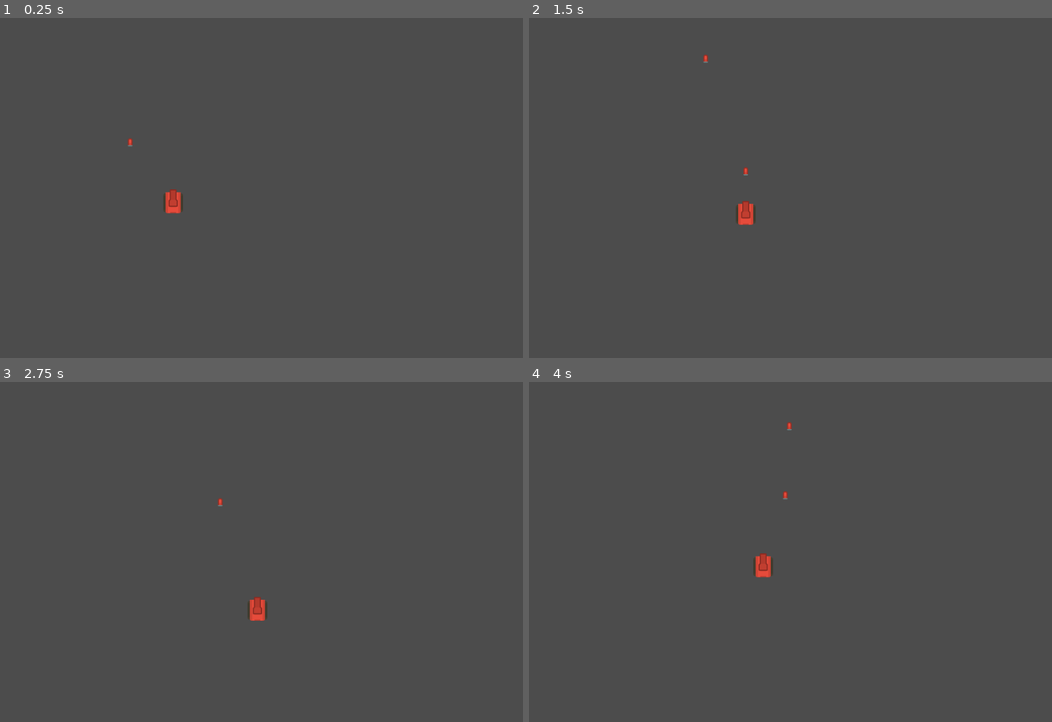
Above: before the commit, frames 1-4 (two rows, left to right).
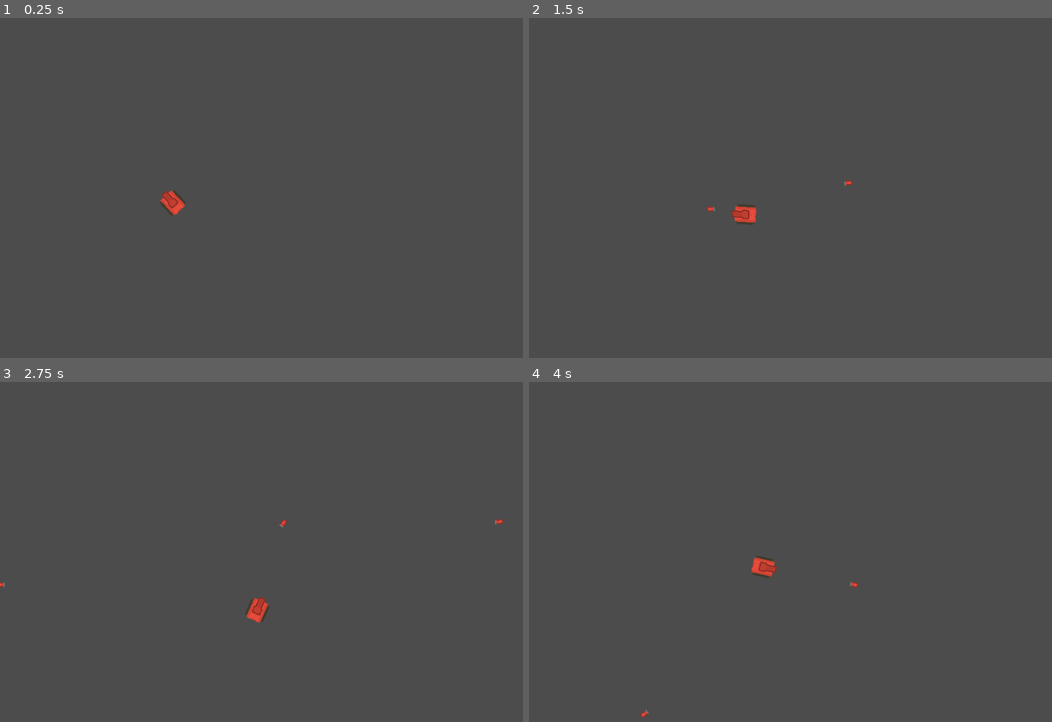
Above: after the commit, the same moments.

Repository: Seifeer/Rogue_Tank
Game: Godot game, scene res://Scenes/Test_area.tscn
Two runs of this game, one before a commit and one after it. Both use one fixed random seed, a clock stepped at 60 frames per second and the inputs below.
Inputs (mouse positions are in pixels of both pictures, inside the frame that each line leads up to):
- Up to frame 1 (0.25 s): no input
- Up to frame 2 (1.5 s): tap Enter at 0.5 s; move the mouse to (905, 174) at 0.52 s; hold Right (ui_right) 0.53-1.28 s; tap Z (ui_shoot) at 0.6, 1.35 s; move the mouse to (685, 208) at 1.27 s; hold Down (ui_down) from 1.28 s (still down)
- Up to frame 3 (2.75 s): move the mouse to (313, 480) at 2.02 s; release Down (ui_down) at 2.03 s; hold Right (ui_right) from 2.03 s (still down); tap Z (ui_shoot) at 2.1 s
- Up to frame 4 (4 s): move the mouse to (764, 626) at 2.77 s; release Right (ui_right) at 2.78 s; hold Up (ui_up) 2.78-3.53 s; tap Z (ui_shoot) at 2.85, 3.6 s; move the mouse to (947, 609) at 3.52 s; hold Left (ui_left) from 3.53 s (still down)

The runs differ from the first frame. In frame 1, 0.2% of the frame differs, in the area x 24-36%, y 35-59%; in frame 2, 0.3%, in the area x 33-62%, y 10-61%; in frame 3, 0.2%; in frame 4, 0.3%.

Commit message:
Rotação do Tank e da Bullet
Aprendendo a girar o tank na direção do mouse e o tiro de acordo com o angulo do mesmo

Diff:
--- a/Scenes/Bullet.tscn
+++ b/Scenes/Bullet.tscn
@@ -13,13 +13,15 @@
 script = ExtResource( 1 )
 
 [node name="Sprite" type="Sprite" parent="."]
+rotation = 1.5708
 texture = ExtResource( 2 )
 
 [node name="Shape" type="CollisionShape2D" parent="."]
+rotation = 1.5708
 shape = SubResource( 1 )
 
 [node name="Notifier" type="VisibilityEnabler2D" parent="."]
-position = Vector2( 0.142394, -0.0711983 )
-scale = Vector2( 0.416181, 0.708091 )
+position = Vector2( -1.11759e-07, 0.0711977 )
+scale = Vector2( 0.71521, 0.409062 )
 
 [connection signal="screen_exited" from="Notifier" to="." method="_on_Notifier_screen_exited"]
--- a/Scenes/Tank.tscn
+++ b/Scenes/Tank.tscn
@@ -11,13 +11,15 @@
 polygon = PoolVector2Array( -12.5823, -17.8641, -16.7484, -14.1871, -16.7484, 14.047, -11.6138, 17.7787, 11.0505, 17.7787, 16.8618, 14.2919, 16.8618, -13.7962, 12.7939, -17.6704 )
 
 [node name="Sprite" type="Sprite" parent="."]
+rotation = 1.5708
 texture = ExtResource( 2 )
 
 [node name="Barrel" type="Node2D" parent="."]
 
 [node name="Sprite" type="Sprite" parent="Barrel"]
+rotation = 1.5708
 texture = ExtResource( 3 )
 offset = Vector2( -0.0386448, -8.68275 )
 
 [node name="Muzzle" type="Position2D" parent="Barrel"]
-position = Vector2( -0.0449848, -32.0037 )
+position = Vector2( 30.9955, -0.0366096 )
--- a/Scenes/Test_area.tscn
+++ b/Scenes/Test_area.tscn
@@ -1,12 +1,8 @@
-[gd_scene load_steps=3 format=2]
+[gd_scene load_steps=2 format=2]
 
 [ext_resource path="res://Scenes/Tank.tscn" type="PackedScene" id=1]
-[ext_resource path="res://Scenes/Bullet.tscn" type="PackedScene" id=2]
 
 [node name="Test_area" type="Node"]
 
 [node name="Tank" parent="." instance=ExtResource( 1 )]
 position = Vector2( 297.6, 318.38 )
-
-[node name="Bullet" parent="." instance=ExtResource( 2 )]
-position = Vector2( 223.802, 276.287 )
--- a/Scripts/Bullet.gd
+++ b/Scripts/Bullet.gd
@@ -1,7 +1,7 @@
 extends Area2D
 
 var SPEED=250
-var dir=Vector2(0, -1)
+var dir=Vector2(0, -1) setget set_dir
 
 
 func _ready():
@@ -9,9 +9,16 @@
 
 func _process(delta):
 	translate(dir*delta*SPEED)
-	pass
 
 #Sinal de notificação quando o tiro sair da tela
 func _on_Notifier_screen_exited():
 	#print("Bullet Exited")
 	queue_free()
+
+#Função para girar a bullet na direção do clique do mouse
+func set_dir(val):
+	#Mostra o angulo do val
+	print(val)
+	dir=val
+	#altera a rotação de acordo com o angulo da direção do tiro
+	rotation=dir.angle()
--- a/Scripts/Tank.gd
+++ b/Scripts/Tank.gd
@@ -20,13 +20,15 @@
 	if Input.is_action_pressed("ui_down"):
 		dir_y+=1
 	if Input.is_action_just_pressed("ui_shoot"):
-		if get_tree().get_nodes_in_group("cannon_bullets").size()<3:
+		if get_tree().get_nodes_in_group("cannon_bullets").size()<6:
 			var bullet=pre_bullet.instance()
-			#Coloca o objeto na mesma posição do referenciado
 			bullet.global_position=$Barrel/Muzzle.global_position
+			#Modificar a direção dos tiros
+			bullet.dir=Vector2(cos(rotation),sin(rotation)).normalized()#Normalized normaliza a velocidade(ou comprimento) do objeto
 			get_parent().add_child(bullet)
-			#Retorna o tamanho de uma lista com todos os nós de um grupo em uma arvore
-			#print(get_tree().get_nodes_in_group("cannon_bullets").size())
+
+	#Faz o objeto girar na direção do mouse
+	look_at(get_global_mouse_position())
 
 	translate(Vector2(dir_x,dir_y)*delta*SPEED)
 	pass
--- a/project.godot
+++ b/project.godot
@@ -25,9 +25,38 @@
 
 [input]
 
+ui_left={
+"deadzone": 0.5,
+"events": [ Object(InputEventKey,"resource_local_to_scene":false,"resource_name":"","device":0,"alt":false,"shift":false,"control":false,"meta":false,"command":false,"pressed":false,"scancode":16777231,"unicode":0,"echo":false,"script":null)
+, Object(InputEventJoypadButton,"resource_local_to_scene":false,"resource_name":"","device":0,"button_index":14,"pressure":0.0,"pressed":false,"script":null)
+, Object(InputEventKey,"resource_local_to_scene":false,"resource_name":"","device":0,"alt":false,"shift":false,"control":false,"meta":false,"command":false,"pressed":false,"scancode":65,"unicode":0,"echo":false,"script":null)
+ ]
+}
+ui_right={
+"deadzone": 0.5,
+"events": [ Object(InputEventKey,"resource_local_to_scene":false,"resource_name":"","device":0,"alt":false,"shift":false,"control":false,"meta":false,"command":false,"pressed":false,"scancode":16777233,"unicode":0,"echo":false,"script":null)
+, Object(InputEventJoypadButton,"resource_local_to_scene":false,"resource_name":"","device":0,"button_index":15,"pressure":0.0,"pressed":false,"script":null)
+, Object(InputEventKey,"resource_local_to_scene":false,"resource_name":"","device":0,"alt":false,"shift":false,"control":false,"meta":false,"command":false,"pressed":false,"scancode":68,"unicode":0,"echo":false,"script":null)
+ ]
+}
+ui_up={
+"deadzone": 0.5,
+"events": [ Object(InputEventKey,"resource_local_to_scene":false,"resource_name":"","device":0,"alt":false,"shift":false,"control":false,"meta":false,"command":false,"pressed":false,"scancode":16777232,"unicode":0,"echo":false,"script":null)
+, Object(InputEventJoypadButton,"resource_local_to_scene":false,"resource_name":"","device":0,"button_index":12,"pressure":0.0,"pressed":false,"script":null)
+, Object(InputEventKey,"resource_local_to_scene":false,"resource_name":"","device":0,"alt":false,"shift":false,"control":false,"meta":false,"command":false,"pressed":false,"scancode":87,"unicode":0,"echo":false,"script":null)
+ ]
+}
+ui_down={
+"deadzone": 0.5,
+"events": [ Object(InputEventKey,"resource_local_to_scene":false,"resource_name":"","device":0,"alt":false,"shift":false,"control":false,"meta":false,"command":false,"pressed":false,"scancode":16777234,"unicode":0,"echo":false,"script":null)
+, Object(InputEventJoypadButton,"resource_local_to_scene":false,"resource_name":"","device":0,"button_index":13,"pressure":0.0,"pressed":false,"script":null)
+, Object(InputEventKey,"resource_local_to_scene":false,"resource_name":"","device":0,"alt":false,"shift":false,"control":false,"meta":false,"command":false,"pressed":false,"scancode":83,"unicode":0,"echo":false,"script":null)
+ ]
+}
 ui_shoot={
 "deadzone": 0.5,
 "events": [ Object(InputEventKey,"resource_local_to_scene":false,"resource_name":"","device":0,"alt":false,"shift":false,"control":false,"meta":false,"command":false,"pressed":false,"scancode":90,"unicode":0,"echo":false,"script":null)
+, Object(InputEventMouseButton,"resource_local_to_scene":false,"resource_name":"","device":-1,"alt":false,"shift":false,"control":false,"meta":false,"command":false,"button_mask":0,"position":Vector2( 0, 0 ),"global_position":Vector2( 0, 0 ),"factor":1.0,"button_index":1,"pressed":false,"doubleclick":false,"script":null)
  ]
 }
 
